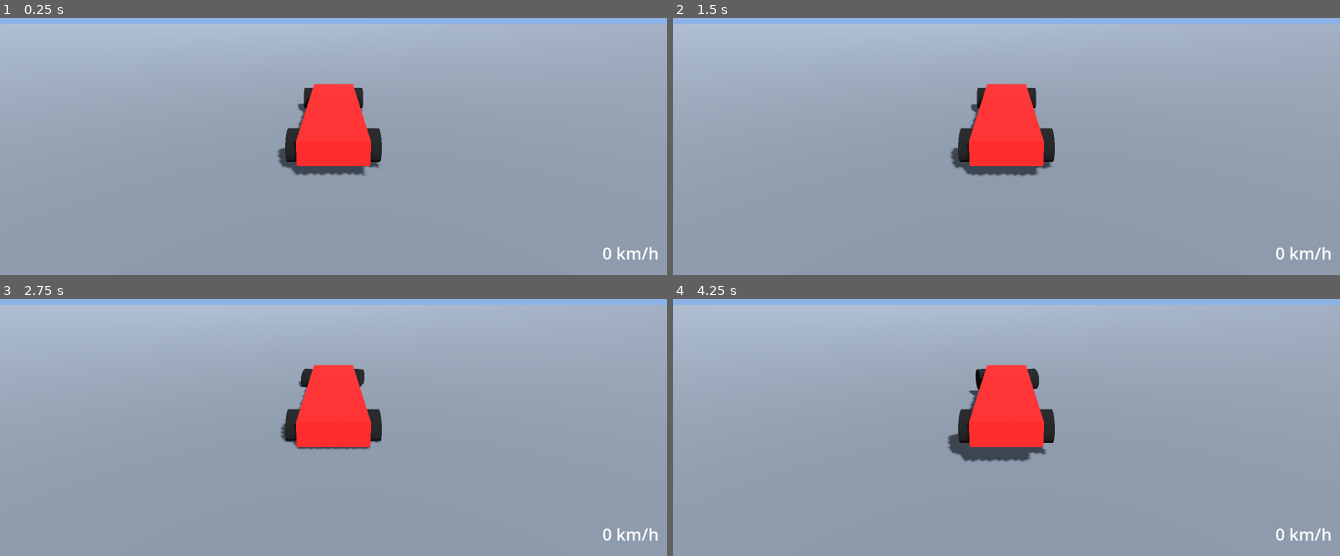
Above: before the commit, frames 1-4 (two rows, left to right).
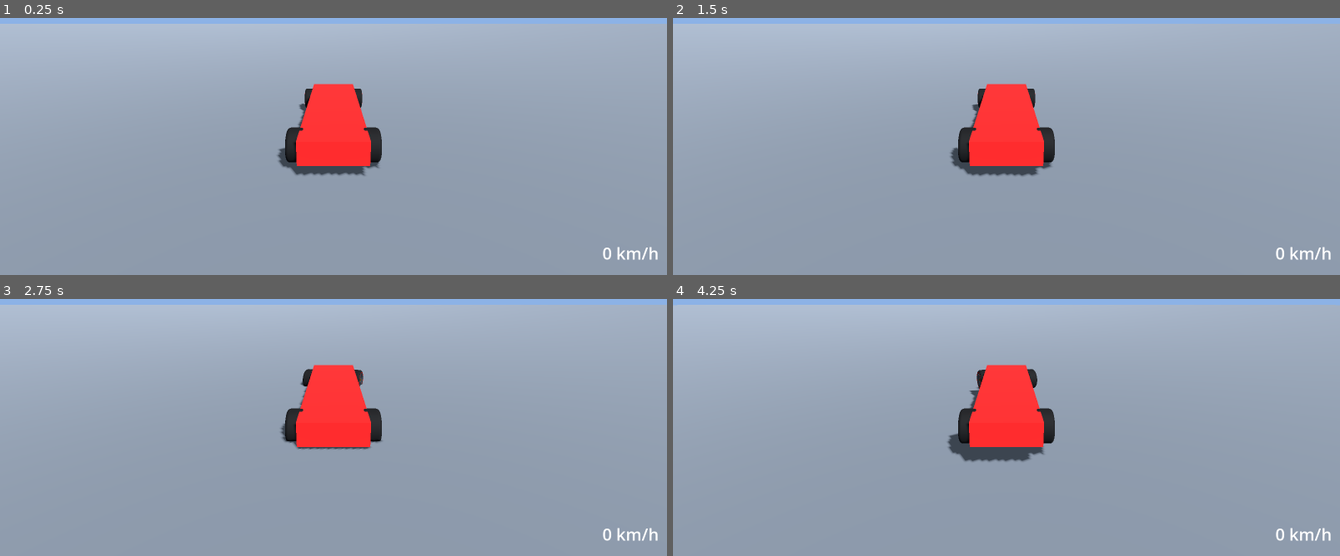
Above: after the commit, the same moments.

Repository: YannickDurindel/fun
Game: Godot game, scene res://scenes/main.tscn
Same seed, same stepped clock (60 frames per second), same inputs: the game is played once before the commit and once after it.
Inputs:
- Up to frame 1 (0.25 s): no input
- Up to frame 2 (1.5 s): tap Enter at 0.5 s; hold Right (steer_right) 0.53-1.28 s; tap 1 (camera_1) at 0.6 s; tap Backspace (respawn) at 1.25 s; hold Down (brake) from 1.28 s (still down); tap 2 (camera_2) at 1.35 s
- Up to frame 3 (2.75 s): tap Backspace (respawn) at 2 s; release Down (brake) at 2.03 s; hold Right (steer_right) from 2.03 s (still down); tap 3 (camera_3) at 2.1 s
- Up to frame 4 (4.25 s): tap Backspace (respawn) at 2.75, 4.15 s; release Right (steer_right) at 2.78 s; hold Up (accelerate) 2.78-3.53 s; tap Enter at 2.85 s; hold Left (steer_left) from 3.53 s (still down); tap 1 (camera_1) at 3.6 s

The runs differ from the first frame. In frame 1, 0.1% of the frame differs, in the area x 41-58%, y 27-59%; in frame 2, 0.1%; in frame 3, 0.1%; in frame 4, 0.2%, in the area x 41-58%, y 26-61%.

Commit message:
Add CAD F1 wheels, uprights and suspension with steering/spinning wheel visual
- cad/wheels/f1_wheels.py: parametric build123d model of 18" F1 wheels
  (front R0.33 x 0.30 m, rear R0.36 x 0.38 m): filleted revolved tyre with red
  sidewall band, 10 twin-spoke dished rim, polished lip, gold hex nut, carbon
  brake disc + bell; steering upright with red caliper and brake duct drum +
  scoop; wishbones, push rod (front) / pull rod (rear), track/toe links and
  rear driveshaft. Export is post-processed into one mesh with one surface per
  material (PBR roughness/metalness set), ~26-28k tris per corner, and writes
  wheel_geometry.json for the Godot side.
- wheel_visual: instances front/rear meshes by wheel_index, mirrors left
  wheels, steers about the kingpin, spins from spin_angle, shears the arms
  with compression so they stay on the chassis and reach the hub, and fades in
  a speed-blurred rim disc above ~130-230 km/h rim speed.
- tests/test_wheel_visual.gd: follows steer/spin/compression, correct meshes,
  mirroring, radius.

Co-Authored-By: Claude Opus 5.5 <noreply@anthropic.com>

Diff:
--- /dev/null
+++ b/assets/car/wheel_geometry.json
@@ -0,0 +1,18 @@
+{
+  "front": {
+    "tyre_radius": 0.33,
+    "tyre_width": 0.3,
+    "rim_radius": 0.2286,
+    "rim_face_x": 0.134,
+    "joint_x": -0.127,
+    "chassis_x": -0.4
+  },
+  "rear": {
+    "tyre_radius": 0.36,
+    "tyre_width": 0.38,
+    "rim_radius": 0.2286,
+    "rim_face_x": 0.174,
+    "joint_x": -0.167,
+    "chassis_x": -0.38
+  }
+}
--- a/scenes/car/wheel_visual.tscn
+++ b/scenes/car/wheel_visual.tscn
@@ -1,23 +1,59 @@
-[gd_scene load_steps=4 format=3]
+[gd_scene load_steps=5 format=3]
 
 [ext_resource type="Script" path="res://scripts/car/wheel_visual.gd" id="1"]
 
-[sub_resource type="CylinderMesh" id="mesh"]
-top_radius = 0.35
-bottom_radius = 0.35
-height = 0.35
+[sub_resource type="Shader" id="blur_shader"]
+code = "shader_type spatial;
+// Speed-blurred rim: spokes smear into a translucent disc with radial machining rings.
+render_mode blend_mix, depth_draw_never, cull_back, specular_schlick_ggx;
 
-[sub_resource type="StandardMaterial3D" id="mat"]
-albedo_color = Color(0.08, 0.08, 0.08, 1)
+uniform float blur : hint_range(0.0, 1.0) = 0.0;
+uniform vec3 tint : source_color = vec3(0.30, 0.30, 0.33);
+
+void fragment() {
+	vec2 p = UV * 2.0 - 1.0;
+	float r = length(p);
+	if (r > 1.0) {
+		discard;
+	}
+	float rings = 0.5 + 0.5 * sin(r * 45.0);
+	ALBEDO = tint * (0.9 + 0.2 * rings);
+	METALLIC = 0.45;
+	ROUGHNESS = 0.4 + 0.2 * rings;
+	// Opaque-ish band over the spokes, clear over the hub/nut, soft outer edge at the lip.
+	float a = smoothstep(0.24, 0.31, r) * (1.0 - smoothstep(0.95, 1.0, r));
+	ALPHA = blur * a;
+}
+"
+
+[sub_resource type="ShaderMaterial" id="blur_mat"]
+render_priority = 1
+shader = SubResource("blur_shader")
+shader_parameter/blur = 0.0
+shader_parameter/tint = Color(0.3, 0.3, 0.33, 1)
+
+[sub_resource type="QuadMesh" id="blur_quad"]
+size = Vector2(0.45, 0.45)
 
 [node name="WheelVisual" type="Node3D"]
 script = ExtResource("1")
 
+[node name="Suspension" type="Node3D" parent="."]
+
+[node name="Pivot" type="Node3D" parent="Suspension"]
+
+[node name="Arms" type="Node3D" parent="Suspension/Pivot"]
+
 [node name="Steer" type="Node3D" parent="."]
+
+[node name="Upright" type="Node3D" parent="Steer"]
+
+[node name="BlurDisc" type="MeshInstance3D" parent="Steer"]
+visible = false
+cast_shadow = 0
+mesh = SubResource("blur_quad")
+material_override = SubResource("blur_mat")
 
 [node name="Spin" type="Node3D" parent="Steer"]
 
-[node name="Placeholder" type="MeshInstance3D" parent="Steer/Spin"]
-transform = Transform3D(0, -1, 0, 1, 0, 0, 0, 0, 1, 0, 0, 0)
-mesh = SubResource("mesh")
-surface_material_override/0 = SubResource("mat")
+[node name="Wheel" type="Node3D" parent="Steer/Spin"]
--- a/scripts/car/wheel_visual.gd
+++ b/scripts/car/wheel_visual.gd
@@ -1,12 +1,119 @@
 extends Node3D
-## Visual for one wheel; reads Car.wheels[wheel_index] each frame.
-## Children should be modelled with the axle along local X, rolling about X.
+## Visual for one wheel corner; reads Car.wheels[wheel_index] every frame.
+##
+## Node layout (see scenes/car/wheel_visual.tscn); meshes are instanced in _ready:
+##   WheelVisual (this)        position = wheel centre + compression (car frame, unrotated)
+##     Suspension              scale.x = side; wishbones + push/pull rod, never steer or spin
+##       Pivot                 sits on the chassis pickup line; sheared with compression so the
+##         Arms                inboard ends stay on the chassis and the outer ends follow the hub
+##     Steer                   on the kingpin (outer ball joints); rotation.y = steer_angle
+##       Upright               scale.x = side; upright, caliper, brake duct
+##       BlurDisc              speed-blurred rim overlay (fades in at speed)
+##       Spin                  at the wheel centre; rotation.x = -spin_angle
+##         Wheel               scale.x = side; tyre, rim, nut, brake disc
+## Meshes come from cad/wheels/f1_wheels.py, modelled for a right-hand wheel (outer face +X);
+## left wheels (index 0, 2) mirror them. Geometry numbers come from the same CAD script.
 
 @export var wheel_index: int = 0
 
+const GEOMETRY_PATH := "res://assets/car/wheel_geometry.json"
+const SCENES := {
+	"front": [
+		preload("res://assets/car/wheel_front.glb"),
+		preload("res://assets/car/wheel_upright_front.glb"),
+		preload("res://assets/car/suspension_front.glb"),
+	],
+	"rear": [
+		preload("res://assets/car/wheel_rear.glb"),
+		preload("res://assets/car/wheel_upright_rear.glb"),
+		preload("res://assets/car/suspension_rear.glb"),
+	],
+}
+## Fallback if the geometry file is missing (matches the CAD defaults).
+const DEFAULT_GEOMETRY := {
+	"front": {"rim_radius": 0.2286, "rim_face_x": 0.134, "joint_x": -0.127, "chassis_x": -0.40},
+	"rear": {"rim_radius": 0.2286, "rim_face_x": 0.174, "joint_x": -0.167, "chassis_x": -0.38},
+}
+
+## Rim surface speed (km/h) where the blurred disc starts/finishes fading in.
+const BLUR_START_KMH: float = 130.0
+const BLUR_FULL_KMH: float = 230.0
+const BLUR_MAX_ALPHA: float = 0.92
+## Wheel spin rates above this (rad/s, ~600 km/h) are treated as a state reset, not motion.
+const MAX_PLAUSIBLE_OMEGA: float = 500.0
+
+static var _geometry_cache: Dictionary = {}
+
 @onready var _car: Car = _find_car()
+@onready var _steer: Node3D = get_node_or_null("Steer")
 @onready var _spin: Node3D = get_node_or_null("Steer/Spin")
-@onready var _steer: Node3D = get_node_or_null("Steer")
+@onready var _pivot: Node3D = get_node_or_null("Suspension/Pivot")
+@onready var _blur: MeshInstance3D = get_node_or_null("Steer/BlurDisc")
+
+var _is_front: bool = true
+var _side: float = 1.0
+## Horizontal distance from the chassis pickup line to the outer ball joints (model frame).
+var _arm_length: float = 0.273
+var _blur_mat: ShaderMaterial
+var _last_spin: float = 0.0
+var _has_last_spin: bool = false
+var _omega: float = 0.0
+var _rim_speed_kmh: float = 0.0
+
+static func geometry(front: bool) -> Dictionary:
+	if _geometry_cache.is_empty():
+		var json := load(GEOMETRY_PATH) as JSON if ResourceLoader.exists(GEOMETRY_PATH) else null
+		_geometry_cache = json.data if json and json.data is Dictionary else DEFAULT_GEOMETRY
+	return _geometry_cache.get("front" if front else "rear", DEFAULT_GEOMETRY["front" if front else "rear"])
+
+func _ready() -> void:
+	_is_front = wheel_index < 2
+	_side = -1.0 if wheel_index % 2 == 0 else 1.0
+	var g := geometry(_is_front)
+	var joint_x: float = g["joint_x"]
+	var chassis_x: float = g["chassis_x"]
+	_arm_length = maxf(joint_x - chassis_x, 0.05)
+	var scenes: Array = SCENES["front" if _is_front else "rear"]
+	_attach(scenes[0], "Steer/Spin/Wheel")
+	_attach(scenes[1], "Steer/Upright")
+	_attach(scenes[2], "Suspension/Pivot/Arms")
+	for mirrored: String in ["Steer/Spin/Wheel", "Steer/Upright", "Suspension"]:
+		var n := get_node_or_null(mirrored) as Node3D
+		if n:
+			n.scale.x = _side
+	# Steer about the kingpin (outer ball joints) so the upright stays on the wishbones.
+	if _steer:
+		_steer.position = Vector3(joint_x * _side, 0.0, 0.0)
+		for child: String in ["Upright", "Spin"]:
+			var n := _steer.get_node_or_null(child) as Node3D
+			if n:
+				n.position = Vector3(-joint_x * _side, 0.0, 0.0)
+	if _pivot:
+		_pivot.position = Vector3(chassis_x, 0.0, 0.0)
+		var arms := _pivot.get_node_or_null("Arms") as Node3D
+		if arms:
+			arms.position = Vector3(-chassis_x, 0.0, 0.0)
+	if _blur:
+		_blur_mat = _blur.material_override as ShaderMaterial
+		if _blur_mat:
+			_blur_mat = _blur_mat.duplicate() as ShaderMaterial
+			_blur.material_override = _blur_mat
+		var quad := _blur.mesh as QuadMesh
+		if quad:
+			var d: float = 2.0 * float(g["rim_radius"]) - 0.007
+			quad.size = Vector2(d, d)
+		var face_x: float = g["rim_face_x"]
+		_blur.position = Vector3((face_x - joint_x) * _side, 0.0, 0.0)
+		# QuadMesh faces +Z; turn it to face outward (+X right, -X left).
+		_blur.rotation = Vector3(0.0, _side * PI * 0.5, 0.0)
+		_blur.visible = false
+
+func _attach(scene: PackedScene, holder_path: String) -> void:
+	var holder := get_node_or_null(holder_path)
+	if holder and scene:
+		var inst := scene.instantiate()
+		inst.name = scene.resource_path.get_file().get_basename()  # e.g. "wheel_front"
+		holder.add_child(inst)
 
 func _find_car() -> Car:
 	var n: Node = get_parent()
@@ -14,12 +121,49 @@
 		n = n.get_parent()
 	return n as Car
 
-func _process(_delta: float) -> void:
-	if _car == null or _car.wheels.size() <= wheel_index:
+func _state() -> WheelState:
+	if _car == null or wheel_index < 0 or _car.wheels.size() <= wheel_index:
+		return null
+	return _car.wheels[wheel_index]
+
+func _physics_process(delta: float) -> void:
+	# Sample the spin rate at the rate spin_angle is integrated, so it is not aliased by
+	# render frames that fall between physics ticks.
+	var w := _state()
+	if w == null or delta <= 0.0:
 		return
-	var w: WheelState = _car.wheels[wheel_index]
+	var omega := (w.spin_angle - _last_spin) / delta
+	# Skip the first tick and discontinuities (e.g. spin reset on respawn).
+	if _has_last_spin and absf(omega) < MAX_PLAUSIBLE_OMEGA:
+		_omega = omega
+	_last_spin = w.spin_angle
+	_has_last_spin = true
+
+func _process(delta: float) -> void:
+	var w := _state()
+	if w == null:
+		return
 	position = Car.WHEEL_OFFSETS[wheel_index] + Vector3(0, w.compression, 0)
 	if _steer:
 		_steer.rotation.y = w.steer_angle
 	if _spin:
-		_spin.rotation.x = -w.spin_angle
+		# Same rotation as -spin_angle, but keeps the stored Euler angle small.
+		_spin.rotation.x = -fmod(w.spin_angle, TAU)
+	if _pivot:
+		# The wheel frame moved up by `compression`; shear the arms vertically about the
+		# pickup line so every inboard point stays on the chassis and every outer joint
+		# rises exactly with the hub.
+		_pivot.position.y = -w.compression
+		_pivot.basis = Basis(Vector3(1.0, w.compression / _arm_length, 0.0), Vector3.UP, Vector3.BACK)
+	_update_blur(delta)
+
+func _update_blur(delta: float) -> void:
+	if _blur == null or _blur_mat == null:
+		return
+	var radius := Car.FRONT_WHEEL_RADIUS if _is_front else Car.REAR_WHEEL_RADIUS
+	var v := absf(_omega) * radius * 3.6
+	_rim_speed_kmh = lerpf(_rim_speed_kmh, v, 1.0 - exp(-10.0 * maxf(delta, 0.0)))
+	var a := smoothstep(BLUR_START_KMH, BLUR_FULL_KMH, _rim_speed_kmh) * BLUR_MAX_ALPHA
+	_blur.visible = a > 0.01
+	if _blur.visible:
+		_blur_mat.set_shader_parameter("blur", a)
--- /dev/null
+++ b/tests/test_wheel_visual.gd
@@ -0,0 +1,84 @@
+extends TestCase
+## Wheel visuals follow their WheelState and use the right meshes / mirroring per corner.
+
+func _visuals(car: Car) -> Array[Node3D]:
+	var out: Array[Node3D] = []
+	for name: String in ["WheelFL", "WheelFR", "WheelRL", "WheelRR"]:
+		out.append(car.get_node(name) as Node3D)
+	return out
+
+func test_wheels_follow_state() -> void:
+	var main := spawn("res://scenes/main.tscn")
+	await physics_frames(30)
+	var car := main.get_node("Car") as Car
+	var vis := _visuals(car)
+	for i in 4:
+		var wv := vis[i]
+		var w := car.wheels[i]
+		w.steer_angle = 0.3 if i < 2 else 0.0
+		w.spin_angle = 12.5 + i
+		w.compression = 0.04
+		wv._process(1.0 / 60.0)
+		var steer := wv.get_node("Steer") as Node3D
+		var spin := wv.get_node("Steer/Spin") as Node3D
+		assert_true(steer.basis.is_equal_approx(Basis(Vector3.UP, w.steer_angle)),
+			"wheel %d: Steer does not follow steer_angle" % i)
+		assert_true(spin.basis.is_equal_approx(Basis(Vector3.RIGHT, -w.spin_angle)),
+			"wheel %d: Spin does not follow spin_angle" % i)
+		assert_true(wv.position.is_equal_approx(Car.WHEEL_OFFSETS[i] + Vector3(0, 0.04, 0)),
+			"wheel %d: position does not follow compression" % i)
+		# Outer ball joint (end of the arms) must still meet the hub and the (steered) upright.
+		var g: Dictionary = wv.geometry(i < 2)
+		var joint_model := Vector3(g["joint_x"], 0, 0)
+		var pivot := wv.get_node("Suspension/Pivot") as Node3D
+		var arms := wv.get_node("Suspension/Pivot/Arms") as Node3D
+		var upright := wv.get_node("Steer/Upright") as Node3D
+		var joint_on_arms := car.to_local(arms.global_transform * joint_model)
+		var joint_on_upright := car.to_local(upright.global_transform * joint_model)
+		assert_between(joint_on_arms.distance_to(joint_on_upright), 0.0, 0.002,
+			"wheel %d: arm outer joint to upright distance" % i)
+		assert_between(absf(joint_on_arms.y - car.to_local(wv.global_position).y), 0.0, 0.002,
+			"wheel %d: arm outer joint height vs hub" % i)
+		# Chassis end stays at the unsprung height.
+		assert_between(car.to_local(pivot.global_position).y, -0.001, 0.001, "wheel %d pickup y" % i)
+
+func test_meshes_and_mirroring() -> void:
+	var geo := load("res://assets/car/wheel_geometry.json") as JSON
+	assert_true(geo != null and geo.data is Dictionary and geo.data.has("front") and geo.data.has("rear"),
+		"wheel_geometry.json (written by cad/wheels/f1_wheels.py) missing or malformed")
+	var main := spawn("res://scenes/main.tscn")
+	await physics_frames(5)
+	var car := main.get_node("Car") as Car
+	var vis := _visuals(car)
+	for i in 4:
+		var wv := vis[i]
+		var front := i < 2
+		var wheel := wv.get_node("Steer/Spin/Wheel") as Node3D
+		var want := "front" if front else "rear"
+		for holder: String in ["Steer/Spin/Wheel", "Steer/Upright", "Suspension/Pivot/Arms"]:
+			var h := wv.get_node(holder)
+			assert_true(h.get_child_count() == 1 and String(h.get_child(0).name).ends_with(want),
+				"wheel %d: %s should hold exactly the %s mesh" % [i, holder, want])
+		var side := -1.0 if i % 2 == 0 else 1.0
+		assert_true(is_equal_approx(wheel.scale.x, side), "wheel %d: tyre not mirrored to its side" % i)
+		assert_true(is_equal_approx((wv.get_node("Suspension") as Node3D).scale.x, side),
+			"wheel %d: suspension not mirrored to its side" % i)
+		# The rim's outer face (+X in model space) must point away from the car centre.
+		var outward := wheel.global_transform.basis.x
+		assert_true(car.global_transform.basis.x.dot(outward) * side > 0.5,
+			"wheel %d: rim face points inward" % i)
+		# Tyre size matches the physics radius.
+		var mesh := _first_mesh(wheel)
+		assert_true(mesh != null, "wheel %d: no tyre mesh" % i)
+		if mesh:
+			var r := mesh.get_aabb().size.y * 0.5
+			assert_between(r, car.wheel_radius(i) - 0.005, car.wheel_radius(i) + 0.005, "wheel %d radius" % i)
+
+func _first_mesh(n: Node) -> MeshInstance3D:
+	if n is MeshInstance3D:
+		return n
+	for c in n.get_children():
+		var m := _first_mesh(c)
+		if m:
+			return m
+	return null
Binary file added: assets/car/suspension_front.glb
Not shown, added: assets/car/suspension_front.glb.import
Binary file added: assets/car/suspension_rear.glb
Not shown, added: assets/car/suspension_rear.glb.import
Binary file added: assets/car/wheel_front.glb
Not shown, added: assets/car/wheel_front.glb.import
Binary file added: assets/car/wheel_rear.glb
Not shown, added: assets/car/wheel_rear.glb.import
Binary file added: assets/car/wheel_upright_front.glb
Not shown, added: assets/car/wheel_upright_front.glb.import
Binary file added: assets/car/wheel_upright_rear.glb
Not shown, added: assets/car/wheel_upright_rear.glb.import
(and 2 more such lines)
